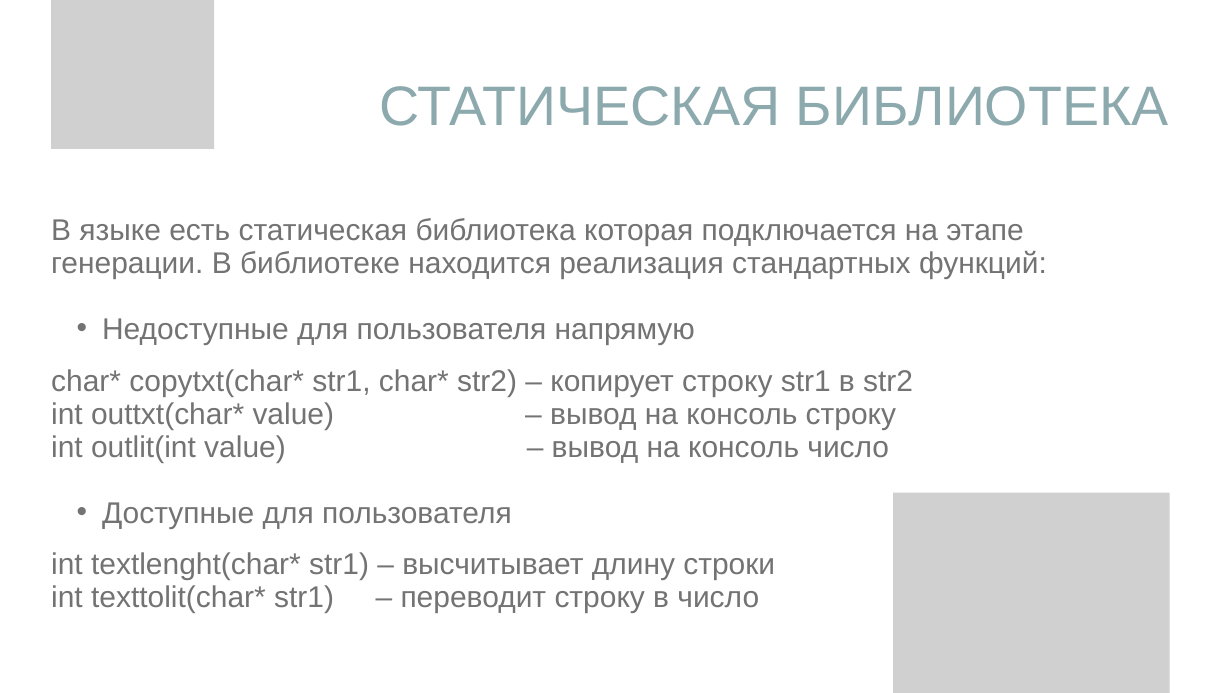
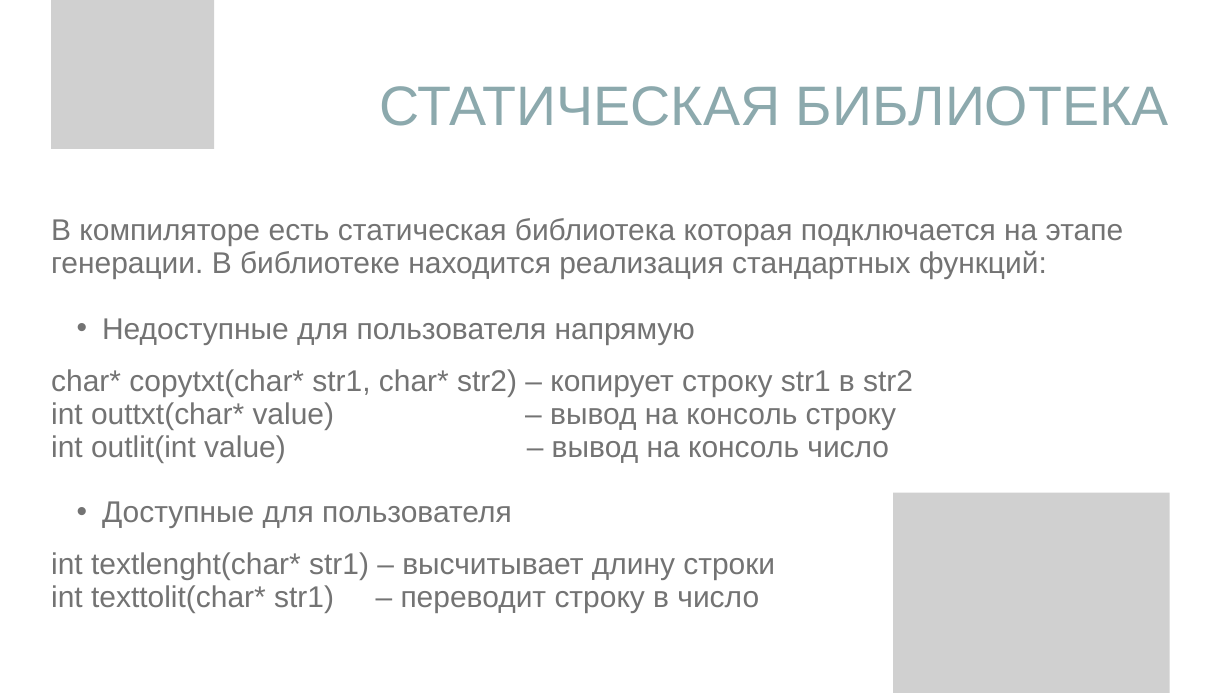
Before and after one commit to N1i2/SNE-2023, a slide deck: slide 15 of Язык программирования.pptx. Drawn at 1232x693 pixels with LibreOffice and Linux fonts; fonts in the diff are those of the drawing; grey boxes stand for pictures. Boxes give left, top, right and bottom in pixels: in the first picture for what was removed or moved away, otherwise in the second. Text is boxed around its words. In the diff, an @@ line names an element or a change of style, - is before the commit and + after.

```diff
--- a/Язык программирования.pptx
+++ b/Язык программирования.pptx
@@ text at (x1=51, y1=218, x2=1124, y2=279): text changed @@
-В языке есть статическая библиотека которая подключается на этапе генерации. В библиотеке находится реализация стандартных функций:
+В компиляторе есть статическая библиотека которая подключается на этапе генерации. В библиотеке находится реализация стандартных функций:
```
Also in this commit, not shown: 3 other slides changed, 1 slide added, 36 other files.
